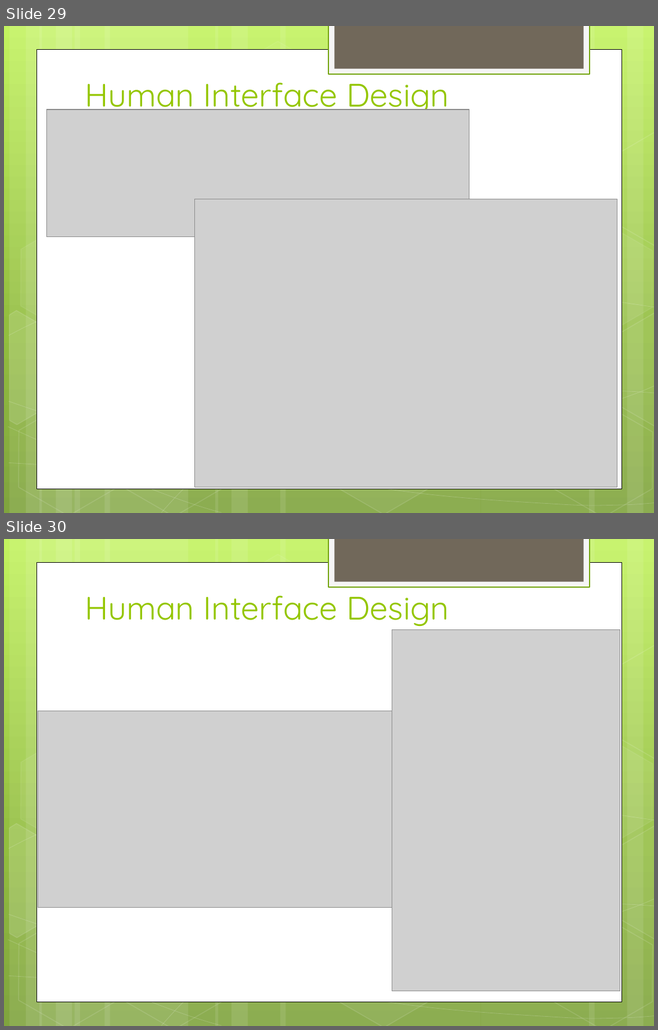
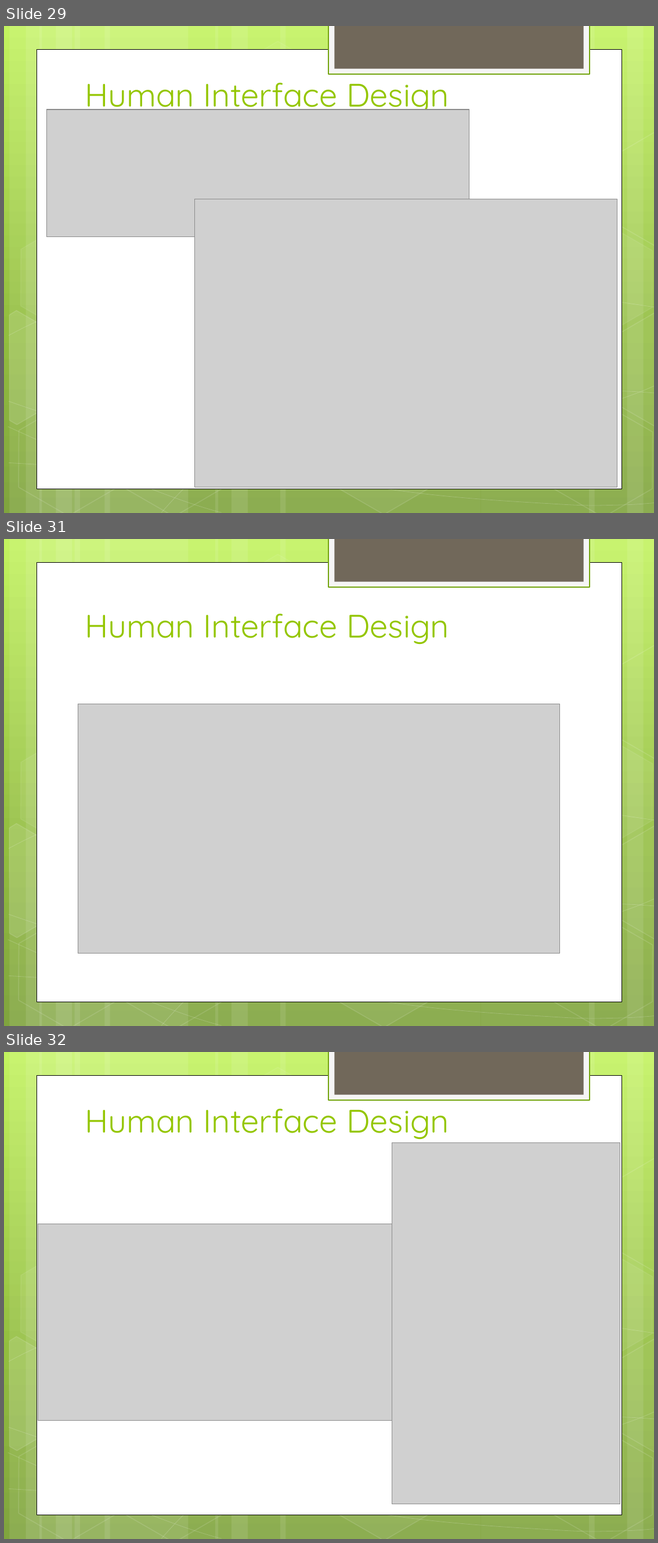
Before and after one commit to hiyenwong/cs679-b1-class-project, a slide deck: deliverables/final/Final Presentation.pptx. Shown one above the other, each under a label of ours: slides 29 and 30 before the commit, slides 29, 31 and 32 after it; the slides between them are not shown. The pictures are 658x1030 and 658x1543 pixels, drawn with LibreOffice and Linux fonts; fonts in the diff are those of the drawing; grey boxes stand for pictures. Boxes give left, top, right and bottom in pixels: in the first picture for what was removed or moved away, otherwise in the second. Text is boxed around its words. In the diff, an @@ line names an element or a change of style, - is before the commit and + after.

```diff
--- a/deliverables/final/Final Presentation.pptx
+++ b/deliverables/final/Final Presentation.pptx
@@ slide 31 added at [4,539,654,1026], background gradient #C3F35F to #93BF3F to #81A53E; not listed: 31 template elements that a slide beside it also shows @@
@@ title added at [85,613,449,645], 36 pt, text #94C600 @@
+Human Interface Design
@@ picture added at [78,704,560,954] @@
@@ what was slide 30 is now slide 32 @@
```
Also in this commit, not shown: 2 slides changed, 1 other slide added.
